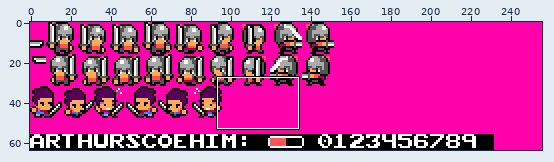
One commit to this sprite sheet: data/img/sprites.png. Above, an overview of the earlier version with the close-up marked.
Close-up. As it was:
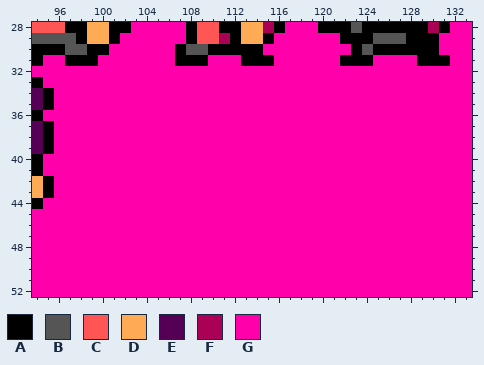
The file is 256x64 pixels. Shown: x 94..133, y 28..52.
Palette (. is transparent): A #000000  B #555555  C #ff5555  D #ffaa55  E #550055  F #aa0055  G #ff00aa
Pixels before, first column x 94:
28 CCCAADDAAGGGGGACCAADDFAGGGAAABAAAAAAFAGG
29 BBBBADDAGGGGGGACCFADDAGGGGGGAAABBBAAAGGG
30 AAABBAAGGGGGGABBAAAAAGGGGGGGGABAAAAAAGGG
31 AGGAAAGGGGGGGAAAGGGAAAGGGGGGAAAGGGGAAAGG
32 GGGGGGGGGGGGGGGGGGGGGGGGGGGGGGGGGGGGGGGG
33 AGGGGGGGGGGGGGGGGGGGGGGGGGGGGGGGGGGGGGGG
34 EAGGGGGGGGGGGGGGGGGGGGGGGGGGGGGGGGGGGGGG
35 EAGGGGGGGGGGGGGGGGGGGGGGGGGGGGGGGGGGGGGG
36 AGGGGGGGGGGGGGGGGGGGGGGGGGGGGGGGGGGGGGGG
37 EAGGGGGGGGGGGGGGGGGGGGGGGGGGGGGGGGGGGGGG
38 EAGGGGGGGGGGGGGGGGGGGGGGGGGGGGGGGGGGGGGG
39 EAGGGGGGGGGGGGGGGGGGGGGGGGGGGGGGGGGGGGGG
40 AGGGGGGGGGGGGGGGGGGGGGGGGGGGGGGGGGGGGGGG
41 AGGGGGGGGGGGGGGGGGGGGGGGGGGGGGGGGGGGGGGG
42 DAGGGGGGGGGGGGGGGGGGGGGGGGGGGGGGGGGGGGGG
43 DAGGGGGGGGGGGGGGGGGGGGGGGGGGGGGGGGGGGGGG
44 AGGGGGGGGGGGGGGGGGGGGGGGGGGGGGGGGGGGGGGG
45 GGGGGGGGGGGGGGGGGGGGGGGGGGGGGGGGGGGGGGGG
46 GGGGGGGGGGGGGGGGGGGGGGGGGGGGGGGGGGGGGGGG
47 GGGGGGGGGGGGGGGGGGGGGGGGGGGGGGGGGGGGGGGG
48 GGGGGGGGGGGGGGGGGGGGGGGGGGGGGGGGGGGGGGGG
49 GGGGGGGGGGGGGGGGGGGGGGGGGGGGGGGGGGGGGGGG
50 GGGGGGGGGGGGGGGGGGGGGGGGGGGGGGGGGGGGGGGG
51 GGGGGGGGGGGGGGGGGGGGGGGGGGGGGGGGGGGGGGGG
52 GGGGGGGGGGGGGGGGGGGGGGGGGGGGGGGGGGGGGGGG
After:
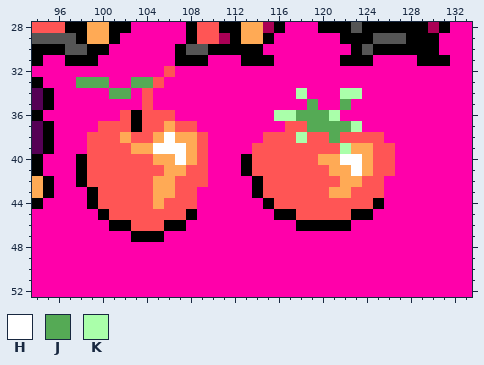
Colours new in this view: H #ffffff  J #55aa55  K #aaffaa
From old to new:
y 32: x 106 G -> C
y 33: x 98..100 GGG -> JJJ; x 103..105 GGG -> JJC
y 34: x 101..102 GG -> JJ; x 104 G -> C; x 118 G -> K; x 122..123 GG -> KK
y 35: x 104 G -> C; x 119 G -> J; x 122 G -> J
y 36: x 102..106 GGGGG -> CACCC; x 116..121 GGGGGG -> KKJJJK
y 37: x 100..108 GGGGGGGGG -> CCCACCDCC; x 117..123 GGGGGGG -> CCJJJJK
y 38: x 99..109 GGGGGGGGGGG -> CCCDCCDHDDC; x 115..125 GGGGGGGGGGG -> CCCKCCJCCCC
y 39: x 99..109 GGGGGGGGGGG -> CCCCDDHHHDC; x 114..126 GGGGGGGGGGGGG -> CCCCCCCCKDDCC
y 40: x 98..109 GGGGGGGGGGGG -> ACCCCCCDDHDC; x 113..126 GGGGGGGGGGGGGG -> ACCCCCCDDHHDCC
y 41: x 98..109 GGGGGGGGGGGG -> ACCCCCCCDDCC; x 113..126 GGGGGGGGGGGGGG -> ACCCCCCCDDHDCC
y 42: x 98..109 GGGGGGGGGGGG -> ACCCCCCDDCCC; x 114..125 GGGGGGGGGGGG -> ACCCCCCCDDCC
y 43: x 99..108 GGGGGGGGGG -> ACCCCCDDCC; x 114..125 GGGGGGGGGGGG -> ACCCCCCDDCCC
y 44: x 99..108 GGGGGGGGGG -> ACCCCCDCCC; x 115..125 GGGGGGGGGGG -> ACCCCCCCCCA
y 45: x 100..108 GGGGGGGGG -> ACCCCCCCA; x 116..124 GGGGGGGGG -> AACCCCCAA
y 46: x 101..107 GGGGGGG -> AACCCAA; x 118..122 GGGGG -> AAAAA
y 47: x 103..105 GGG -> AAA
Boxes around the changes in both close-ups, in picture pixels (x1, y1, x2, y2):
changed: (76, 66, 395, 242)
